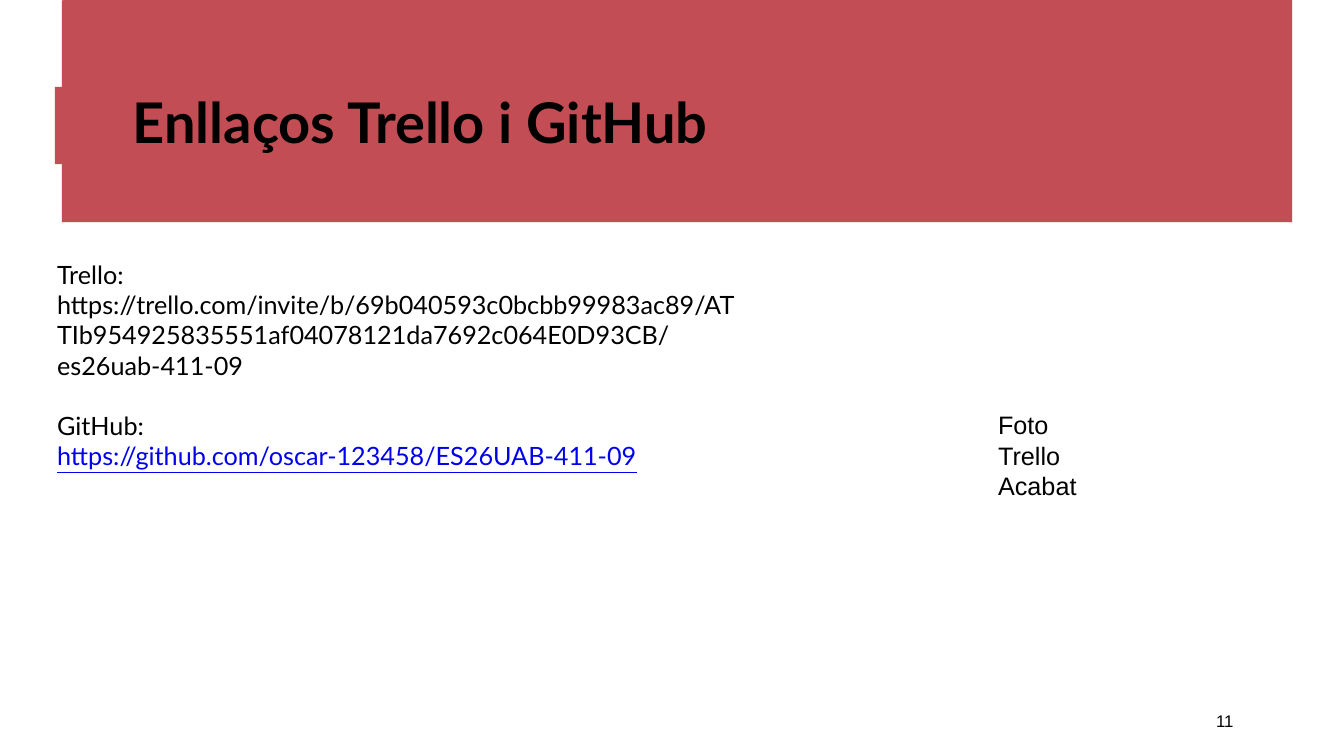
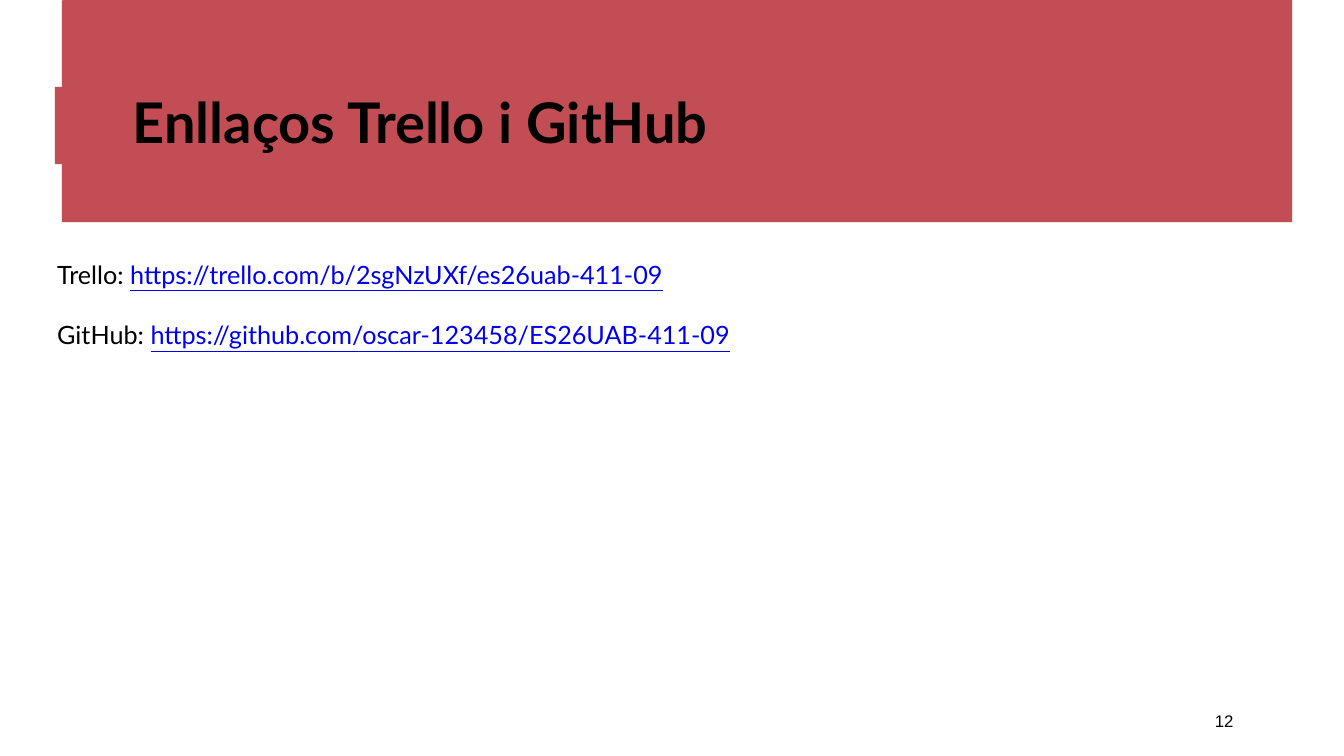
Before and after one commit to oscar-123458/ES26UAB-411-09, a slide deck: slide 12 of documents/Sprint_Review1_411_09.pptx (slide 11 before the commit). Drawn at 1344x756 pixels with LibreOffice and Linux fonts; fonts in the diff are those of the drawing. Boxes give left, top, right and bottom in pixels: in the first picture for what was removed or moved away, otherwise in the second. Text is boxed around its words. In the diff, an @@ line names an element or a change of style, - is before the commit and + after.

```diff
--- a/documents/Sprint_Review1_411_09.pptx
+++ b/documents/Sprint_Review1_411_09.pptx
@@ rectangle "Trello: https://trello.com/b/2sgNzUXf/es26uab-411-09": place and size @@
-rectangle "Trello: https://trello.com/b/2sgNzUXf/es26uab-411-09" at <box>57,265,734,470</box>
+rectangle "Trello: https://trello.com/b/2sgNzUXf/es26uab-411-09" at <box>47,254,754,355</box>
@@ text in rectangle at <box>57,265,730,349</box>: text changed; text colour #000000 to #0000EE @@
-Trello: https://trello.com/invite/b/69b040593c0bcbb99983ac89/ATTIb954925835551af04078121da7692c064E0D93CB/es26uab-411-09
-GitHub:
-https://github.com/oscar-123458/ES26UAB-411-09
+Trello: https://trello.com/b/2sgNzUXf/es26uab-411-09
+GitHub: https://github.com/oscar-123458/ES26UAB-411-09
@@ text removed at <box>998,416,1076,496</box> @@
-Foto Trello
-Acabat
@@ page number at <box>1215,715,1234,727</box>: text changed @@
-11
+12
```
Also in this commit, not shown: 1 other slide changed, 1 slide added, 5 other files.
